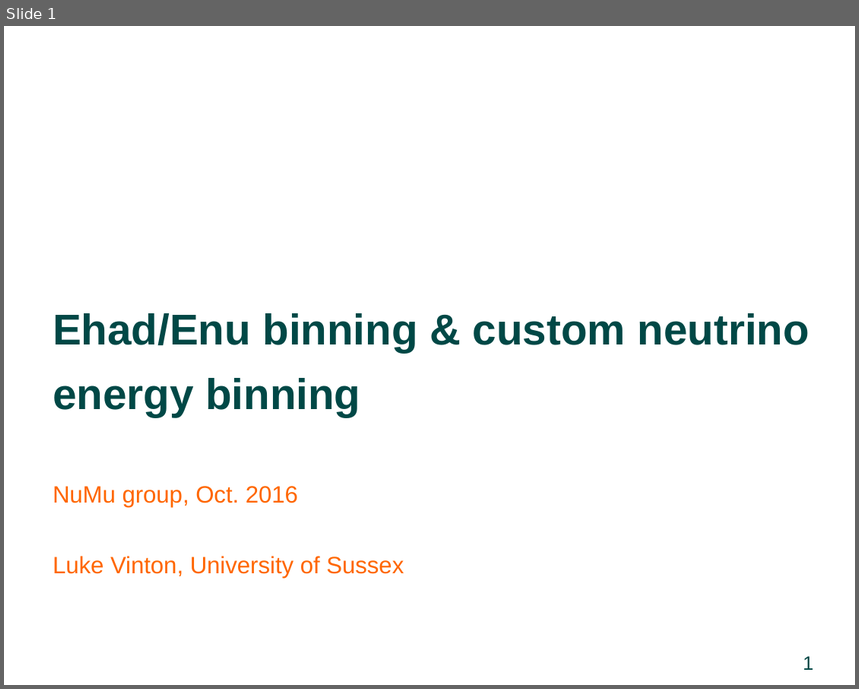
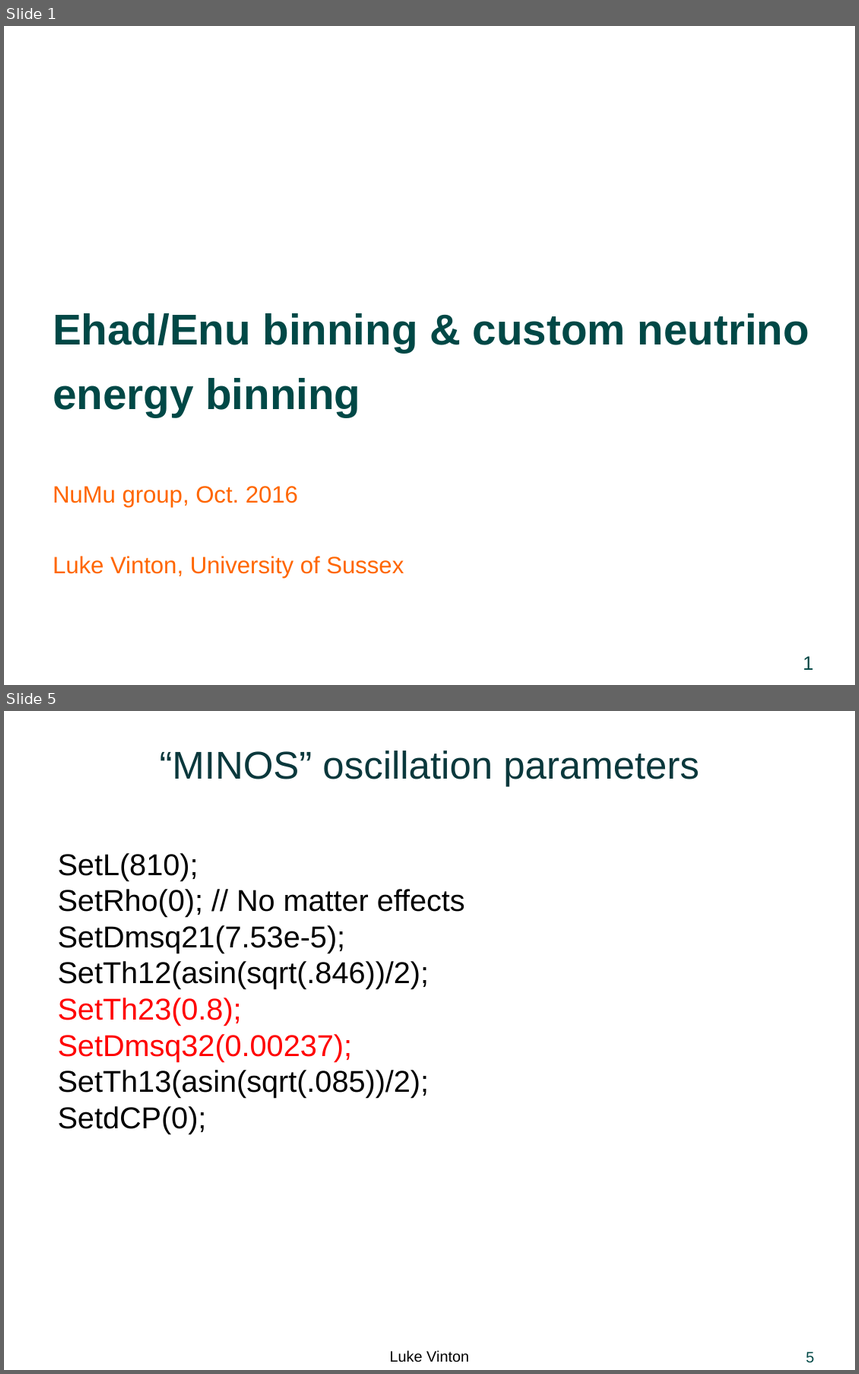
Before and after one commit to LukeJVinton/Thesis-, a slide deck: Presentations/NumuCollabMeeting_resBinning_energyBinShare_CustomBinning.pptx. Shown one above the other, each under a label of ours: slide 1 before the commit, slides 1 and 5 after it; the slides between them are not shown. The pictures are 859x689 and 859x1374 pixels, drawn with LibreOffice and Linux fonts; fonts in the diff are those of the drawing; background and template pictures are left out. Boxes give left, top, right and bottom in pixels: in the first picture for what was removed or moved away, otherwise in the second. Text is boxed around its words. In the diff, an @@ line names an element or a change of style, - is before the commit and + after.

```diff
--- a/Presentations/NumuCollabMeeting_resBinning_energyBinShare_CustomBinning.pptx
+++ b/Presentations/NumuCollabMeeting_resBinning_energyBinShare_CustomBinning.pptx
@@ slide 5 added at box(4, 711, 855, 1370), background #FFFFFF @@
@@ title added at box(160, 751, 699, 786), 36 pt, text #0A383C @@
+“MINOS” oscillation parameters
@@ text added at box(58, 853, 465, 1134), 28 pt, text #000000 @@
+SetL(810);
+SetRho(0); // No matter effects
+SetDmsq21(7.53e-5);
+SetTh12(asin(sqrt(.846))/2);
+SetTh23(0.8);
+SetDmsq32(0.00237);
+SetTh13(asin(sqrt(.085))/2);
+SetdCP(0);
@@ text added at box(390, 1350, 469, 1362), 14 pt, text #000000 @@
+Luke Vinton
@@ page number added at box(806, 1352, 814, 1363), 14 pt, text #004846 @@
+5
```
Also in this commit, not shown: 5 slides changed, 16 other slides added, 2 slides removed.
